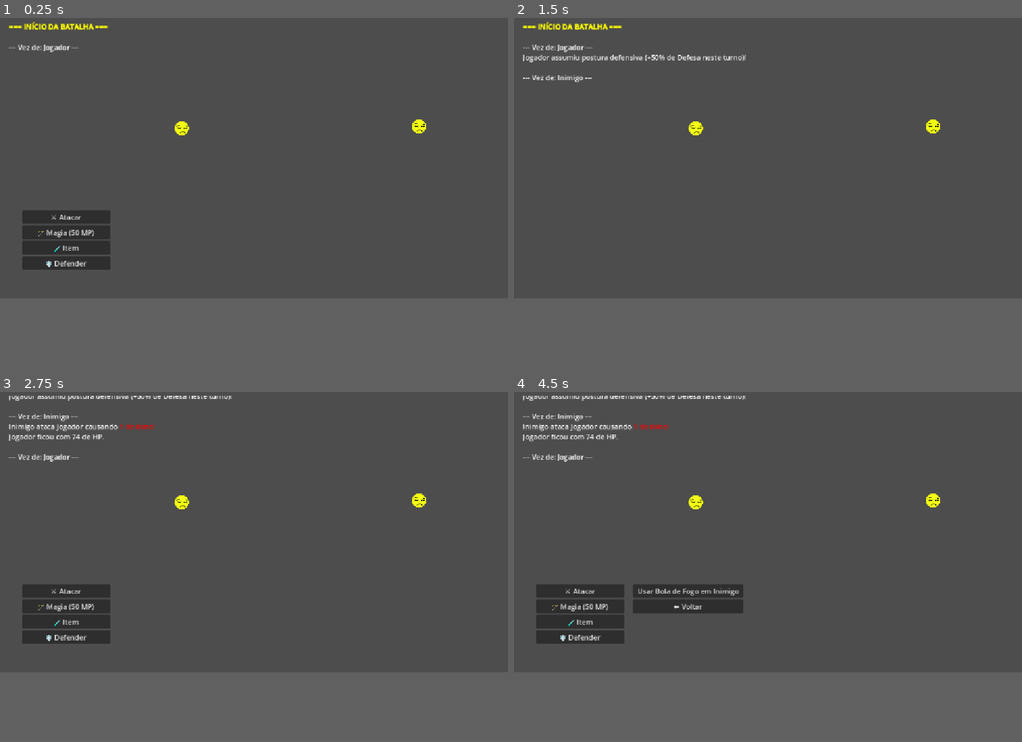
Above: before the commit, frames 1-4 (two rows, left to right).
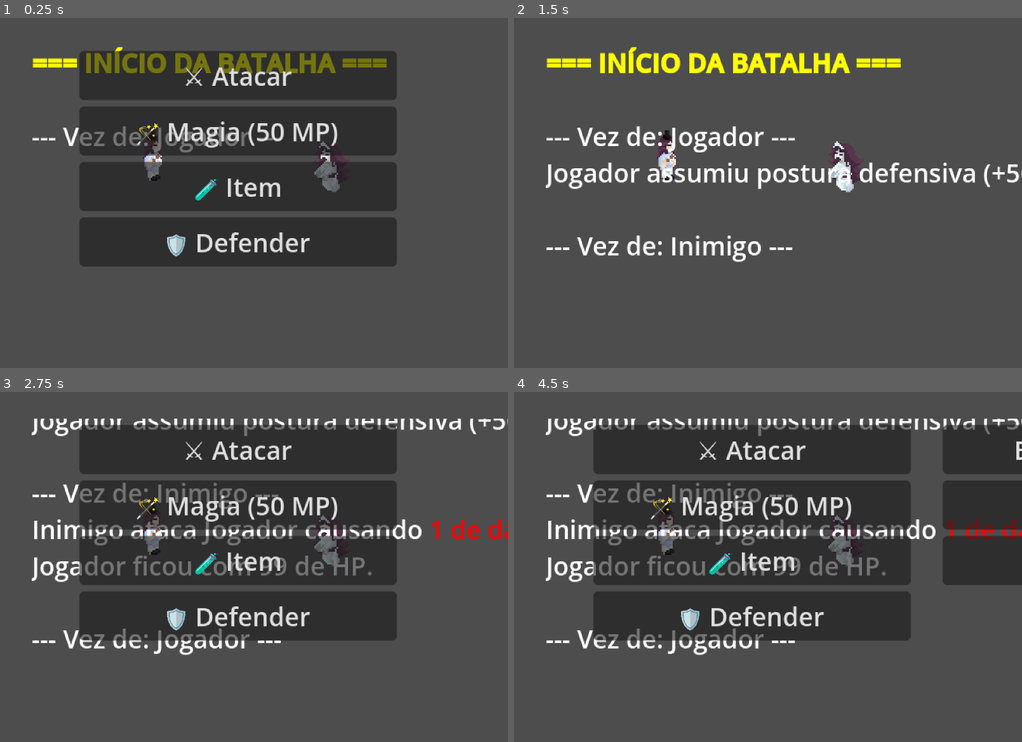
Above: after the commit, the same moments.

Repository: MatheusOliveiraT/Honden-no-Densestu
Game: Godot game, scene res://cena.tscn
Two runs of this game, one before a commit and one after it. Both use one fixed random seed, a clock stepped at 60 frames per second and the inputs below.
Inputs (mouse positions are in pixels of both pictures, inside the frame that each line leads up to):
- Up to frame 1 (0.25 s): no input
- Up to frame 2 (1.5 s): click "🧪 Item" at 0.5 s; click "🛡️ Defender" at 1.25 s
- Up to frame 3 (2.75 s): tap Enter at 2 s; hold Right (ui_right) from 2.03 s (still down); tap 1 at 2.1 s; tap 2 at 2.3 s
- Up to frame 4 (4.5 s): release Right (ui_right) at 2.75 s; click "⚔️ Atacar" at 2.75 s; click "🪄 Magia (50 MP)" at 3.5 s; click (686, 591) at 4.25 s, where only the run before the commit has a clickable "Bola de Fogo (15 MP)"
In our replay, the window is 800x450 before the commit and 800x560 after it. These sizes can differ from the game's own. Grey fills any space a smaller window leaves; there, only what the larger window draws over its background counts as a difference.

The runs differ from the first frame. In frame 1, 36% of the frame differs, in the area x 1-84%, y 1-72%; in frame 2, 7.7%; in frame 3, 38%; in frame 4, 43%, in the area x 1-100%, y 1-76%.

Commit message:
começo movimentação seiji

Diff:
--- a/battle_manager.gd
+++ b/battle_manager.gd
@@ -59,17 +59,9 @@
 	sub_menu_container.hide()
 
 func log_msg(text: String) -> void:
-	# Imprime no console de debug da Godot
-	print(text)
-
 	if log_label:
-		# Adiciona o texto no label
 		log_label.append_text(text + "\n")
-
-		# Aguarda 1 frame para que a Godot recalcule o tamanho do texto no container
 		await get_tree().process_frame
-
-		# Ajusta a barra de rolagem vertical para o valor máximo (final do log)
 		if log_scroll:
 			var v_scroll = log_scroll.get_v_scroll_bar()
 			v_scroll.value = v_scroll.max_value
@@ -78,7 +70,10 @@
 	current_state = BattleState.START
 	log_msg("[b][color=yellow]=== INÍCIO DA BATALHA ===[/color][/b]")
 	for player in player_party:
-		if player.stats: player.stats.initialize()
+		if player.stats:
+			player.stats.initialize()
+		if player.has_method("set_in_battle"):
+			player.set_in_battle(true)
 	for enemy in enemy_party:
 		if enemy.stats: enemy.stats.initialize()
 	generate_turn_queue()
@@ -298,16 +293,20 @@
 	var players_alive = player_party.any(func(p): return p.stats.current_hp > 0)
 	var enemies_alive = enemy_party.any(func(e): return e.stats.current_hp > 0)
 
-	if not enemies_alive:
-		current_state = BattleState.WIN
-		_hide_all_ui()
-		log_msg("\n[b][color=green]=== VITÓRIA! Todos os inimigos foram derrotados. ===[/color][/b]")
+	if not enemies_alive or not players_alive:
+		for player in player_party:
+			if player.has_method("set_in_battle"):
+				player.set_in_battle(false)
+		if not enemies_alive:
+			current_state = BattleState.WIN
+			_hide_all_ui()
+			log_msg("\n[b][color=green]=== VITÓRIA! Todos os inimigos foram derrotados. ===[/color][/b]")
+		else:
+			current_state = BattleState.LOSE
+			_hide_all_ui()
+			log_msg("\n[b][color=red]=== DERROTA! A sua equipe caiu em combate. ===[/color][/b]")
 		return true
-	elif not players_alive:
-		current_state = BattleState.LOSE
-		_hide_all_ui()
-		log_msg("\n[b][color=red]=== DERROTA! A sua equipe caiu em combate. ===[/color][/b]")
-		return true
+
 	return false
 
 # --- UTILITÁRIOS DE UI ---
--- a/cena.tscn
+++ b/cena.tscn
@@ -1,14 +1,14 @@
 [gd_scene format=3 uid="uid://bjo1i8si3plnq"]
 
-[ext_resource type="PackedScene" uid="uid://0dshrkugbvwf" path="res://jogador/jogador.tscn" id="1_2vsai"]
+[ext_resource type="PackedScene" uid="uid://0dshrkugbvwf" path="res://seiji/seiji.tscn" id="1_2vsai"]
 [ext_resource type="Script" uid="uid://cw0tmxtc06fup" path="res://battle_manager.gd" id="1_fwo5d"]
 [ext_resource type="PackedScene" uid="uid://cymrdd5tpxjku" path="res://inimigo_exemplo/inimigo.tscn" id="3_mxkdn"]
 
 [node name="Cena" type="Node2D" unique_id=1763208964]
 script = ExtResource("1_fwo5d")
 
-[node name="Jogador" parent="." unique_id=1782972372 instance=ExtResource("1_2vsai")]
-position = Vector2(412, 262)
+[node name="Seiji" parent="." unique_id=1782972372 instance=ExtResource("1_2vsai")]
+position = Vector2(97, 90)
 
 [node name="Inimigo" parent="." unique_id=1980399220 instance=ExtResource("3_mxkdn")]
-position = Vector2(950, 258)
+position = Vector2(206, 97)
--- a/inimigo_exemplo/inimigo.tscn
+++ b/inimigo_exemplo/inimigo.tscn
@@ -1,8 +1,8 @@
 [gd_scene format=3 uid="uid://cymrdd5tpxjku"]
 
-[ext_resource type="Texture2D" uid="uid://tdm2b7ikjwrt" path="res://jogador/untitled_0002.png" id="1_h74vx"]
 [ext_resource type="Script" uid="uid://dg63slndrfpfx" path="res://inimigo_exemplo/inimigo_exemplo.gd" id="1_id45k"]
 [ext_resource type="Resource" uid="uid://bmam6nf4x5pkm" path="res://inimigo_exemplo/inimigo_exemplo.tres" id="2_l3nph"]
+[ext_resource type="Texture2D" uid="uid://cg8iyw7roju85" path="res://sprites-import/yuurei-10.png" id="3_id45k"]
 
 [sub_resource type="CircleShape2D" id="CircleShape2D_boia5"]
 radius = 15.033297
@@ -12,7 +12,7 @@
 stats = ExtResource("2_l3nph")
 
 [node name="Sprite2D" type="Sprite2D" parent="." unique_id=1422828273]
-texture = ExtResource("1_h74vx")
+texture = ExtResource("3_id45k")
 
 [node name="CollisionShape2D" type="CollisionShape2D" parent="." unique_id=1075600582]
 shape = SubResource("CircleShape2D_boia5")
--- a/jogador/jogador.gd
+++ /dev/null
@@ -1,40 +0,0 @@
-extends CharacterBody2D
-
-@export var stats: CharacterStats
-
-func _ready() -> void:
-	if stats:
-		stats.initialize()
-		print("=== TESTE INICIADO ===")
-		print("Personagem: ", stats.character_name, " | HP: ", stats.current_hp, "/", stats.max_hp)
-		print("Teclas de teste: [1] Dar Dano | [2] Aplicar Veneno | [3] Aplicar Paralisia | [Enter] Passar Turno")
-		stats.status_paralyzed.connect(_on_character_paralyzed)
-
-func _input(event: InputEvent) -> void:
-	if not stats: return
-	if event is InputEventKey and event.is_pressed() and not event.is_echo():
-		match event.keycode:
-			KEY_1:
-				print("\n--- Recebendo 30 de dano bruto ---")
-				stats.take_damage(30)
-				print("HP Atual: ", stats.current_hp)
-			KEY_2:
-				print("\n--- Aplicando VENENO (5 turnos, 10 de dano) ---")
-				stats.apply_status(CharacterStats.StatusType.POISON, 5, 10)
-			KEY_3:
-				print("\n--- Aplicando PARALISIA (3 turnos, 50% de chance) ---")
-				stats.apply_status(CharacterStats.StatusType.PARALIZE, 3, 50)
-			KEY_ENTER:
-				print("\n=== AVANÇANDO TURNO ===")
-				stats.process_turn_statuses()
-				print("HP após efeitos: ", stats.current_hp)
-				if stats.current_hp > 0:
-					if stats.can_take_action():
-						print("-> [AÇÃO LIBERADA] O personagem pode agir normalmente neste turno.")
-					else:
-						print("-> [TURNO PULADO] O personagem não conseguiu se mover!")
-				else:
-					print("-> [MORREU] O personagem ficou sem vida.")
-
-func _on_character_paralyzed() -> void:
-	print("! (Sinal disparado: O status de paralisia foi ativado com sucesso!)")
--- a/jogador/jogador.tscn
+++ /dev/null
@@ -1,18 +0,0 @@
-[gd_scene format=3 uid="uid://0dshrkugbvwf"]
-
-[ext_resource type="Script" uid="uid://6kbg83jcoyja" path="res://jogador/jogador.gd" id="1_c2wt1"]
-[ext_resource type="Texture2D" uid="uid://tdm2b7ikjwrt" path="res://jogador/untitled_0002.png" id="1_yuxfx"]
-[ext_resource type="Resource" uid="uid://c7sctofmw2c8c" path="res://jogador/jogador.tres" id="2_q2130"]
-
-[sub_resource type="CircleShape2D" id="CircleShape2D_boia5"]
-radius = 15.0
-
-[node name="CharacterBody2D" type="CharacterBody2D" unique_id=161441557 groups=["Players"]]
-script = ExtResource("1_c2wt1")
-stats = ExtResource("2_q2130")
-
-[node name="Sprite2D" type="Sprite2D" parent="." unique_id=1804992950]
-texture = ExtResource("1_yuxfx")
-
-[node name="CollisionShape2D" type="CollisionShape2D" parent="." unique_id=845284533]
-shape = SubResource("CircleShape2D_boia5")
--- /dev/null
+++ b/mundo_aberto.tscn
@@ -0,0 +1,10 @@
+[gd_scene format=3 uid="uid://tgqkciq5672d"]
+
+[ext_resource type="PackedScene" uid="uid://0dshrkugbvwf" path="res://seiji/seiji.tscn" id="1_htkv2"]
+
+[node name="MundoAberto" type="Node2D" unique_id=1950123425]
+
+[node name="Seiji" parent="." unique_id=161441557 instance=ExtResource("1_htkv2")]
+position = Vector2(160, 104)
+
+[node name="Camera2D" type="Camera2D" parent="Seiji" unique_id=1213736736]
--- a/project.godot
+++ b/project.godot
@@ -17,8 +17,9 @@
 
 [display]
 
+window/size/viewport_width=320
+window/size/viewport_height=224
 window/stretch/mode="canvas_items"
-window/stretch/aspect="expand"
 
 [global_group]
 
@@ -31,6 +32,7 @@
 
 [rendering]
 
+textures/canvas_textures/default_texture_filter=0
 rendering_device/driver.windows="d3d12"
 renderer/rendering_method="gl_compatibility"
 renderer/rendering_method.mobile="gl_compatibility"
--- /dev/null
+++ b/seiji/animacoes.tres
@@ -0,0 +1,93 @@
+[gd_resource type="SpriteFrames" format=3 uid="uid://f073wtmnnub8"]
+
+[ext_resource type="Texture2D" uid="uid://b5u0edcpby6rt" path="res://seiji/seiji-1.png" id="1_3lans"]
+[ext_resource type="Texture2D" uid="uid://cs7imdrflx8r1" path="res://seiji/seiji-2.png" id="2_33tdy"]
+[ext_resource type="Texture2D" uid="uid://dlht2kmcpnyct" path="res://seiji/seiji-4.png" id="3_saf40"]
+[ext_resource type="Texture2D" uid="uid://q1c5a46ospy3" path="res://seiji/seiji-6.png" id="4_uvo0c"]
+[ext_resource type="Texture2D" uid="uid://cxkeuoqu8275x" path="res://seiji/seiji-7.png" id="5_sfcf5"]
+[ext_resource type="Texture2D" uid="uid://d2gggfj2u0wc1" path="res://seiji/seiji-9.png" id="6_emqbd"]
+[ext_resource type="Texture2D" uid="uid://wcgpr53ecdtk" path="res://seiji/seiji-10.png" id="7_wcrie"]
+[ext_resource type="Texture2D" uid="uid://x3wb5jbwqm8b" path="res://seiji/seiji-13.png" id="8_ro3n0"]
+[ext_resource type="Texture2D" uid="uid://csubtk54xe6ld" path="res://seiji/seiji-3.png" id="9_rt05r"]
+[ext_resource type="Texture2D" uid="uid://bbotb4blgkvs2" path="res://seiji/seiji-8.png" id="10_gsgvw"]
+[ext_resource type="Texture2D" uid="uid://cuok8j5ssj3og" path="res://seiji/seiji-12.png" id="11_q4d7y"]
+[ext_resource type="Texture2D" uid="uid://c1i8tqvwpf8t" path="res://seiji/seiji-14.png" id="12_ackvr"]
+
+[resource]
+animations = [{
+"frames": [{
+"duration": 1.0,
+"texture": ExtResource("1_3lans")
+}, {
+"duration": 1.0,
+"texture": ExtResource("2_33tdy")
+}, {
+"duration": 1.0,
+"texture": ExtResource("3_saf40")
+}],
+"loop": 1,
+"name": &"andando_baixo",
+"speed": 5.0
+}, {
+"frames": [{
+"duration": 1.0,
+"texture": ExtResource("4_uvo0c")
+}, {
+"duration": 1.0,
+"texture": ExtResource("5_sfcf5")
+}],
+"loop": 1,
+"name": &"andando_cima",
+"speed": 5.0
+}, {
+"frames": [{
+"duration": 1.0,
+"texture": ExtResource("6_emqbd")
+}, {
+"duration": 1.0,
+"texture": ExtResource("7_wcrie")
+}],
+"loop": 1,
+"name": &"andando_lado",
+"speed": 5.0
+}, {
+"frames": [{
+"duration": 1.0,
+"texture": ExtResource("8_ro3n0")
+}],
+"loop": 1,
+"name": &"em_batalha",
+"speed": 5.0
+}, {
+"frames": [{
+"duration": 1.0,
+"texture": ExtResource("9_rt05r")
+}],
+"loop": 1,
+"name": &"idle_baixo",
+"speed": 5.0
+}, {
+"frames": [{
+"duration": 1.0,
+"texture": ExtResource("10_gsgvw")
+}],
+"loop": 1,
+"name": &"idle_cima",
+"speed": 5.0
+}, {
+"frames": [{
+"duration": 1.0,
+"texture": ExtResource("11_q4d7y")
+}],
+"loop": 1,
+"name": &"idle_lado",
+"speed": 5.0
+}, {
+"frames": [{
+"duration": 1.0,
+"texture": ExtResource("12_ackvr")
+}],
+"loop": 1,
+"name": &"levou_dano",
+"speed": 5.0
+}]
--- /dev/null
+++ b/seiji/seiji.gd
@@ -0,0 +1,52 @@
+class_name Seiji
+extends CharacterBody2D
+
+@export var stats: CharacterStats
+@onready var _animated_sprite: AnimatedSprite2D = $Sprite
+
+@export var speed: float = 100.0
+
+var is_in_battle: bool = false
+var _last_direction: Vector2 = Vector2.DOWN
+
+func _physics_process(delta: float) -> void:
+	if is_in_battle:
+		velocity = Vector2.ZERO
+		_animated_sprite.play("em_batalha")
+		return
+	_move_into_direction(delta)
+	_animate()
+	move_and_slide()
+
+func set_in_battle(active: bool) -> void:
+	is_in_battle = active
+	if active:
+		velocity = Vector2.ZERO
+		_animated_sprite.play("em_batalha")
+
+func _move_into_direction(_delta: float) -> void:
+	var input_direction: Vector2 = Input.get_vector("ui_left", "ui_right", "ui_up", "ui_down")
+	if input_direction != Vector2.ZERO:
+		_last_direction = input_direction
+	velocity = input_direction * speed
+
+func _animate() -> void:
+	if velocity != Vector2.ZERO:
+		if abs(velocity.x) > abs(velocity.y):
+			_animated_sprite.play("andando_lado")
+		elif velocity.y > 0:
+			_animated_sprite.play("andando_baixo")
+		else:
+			_animated_sprite.play("andando_cima")
+
+	else:
+		if abs(_last_direction.x) > abs(_last_direction.y):
+			_animated_sprite.play("idle_lado")
+		elif _last_direction.y > 0:
+			_animated_sprite.play("idle_baixo")
+		else:
+			_animated_sprite.play("idle_cima")
+
+	var facing_x: float = velocity.x if velocity.x != 0 else _last_direction.x
+	if facing_x != 0:
+		_animated_sprite.flip_h = facing_x < 0
--- /dev/null
+++ b/seiji/seiji.tscn
@@ -0,0 +1,19 @@
+[gd_scene format=3 uid="uid://0dshrkugbvwf"]
+
+[ext_resource type="Script" uid="uid://6kbg83jcoyja" path="res://seiji/seiji.gd" id="1_c2wt1"]
+[ext_resource type="Resource" uid="uid://c7sctofmw2c8c" path="res://seiji/seiji.tres" id="2_q2130"]
+[ext_resource type="SpriteFrames" uid="uid://f073wtmnnub8" path="res://seiji/animacoes.tres" id="3_pvtfr"]
+
+[sub_resource type="CircleShape2D" id="CircleShape2D_boia5"]
+radius = 12.165525
+
+[node name="Seiji" type="CharacterBody2D" unique_id=161441557 groups=["Players"]]
+script = ExtResource("1_c2wt1")
+stats = ExtResource("2_q2130")
+
+[node name="Sprite" type="AnimatedSprite2D" parent="." unique_id=1457427052]
+sprite_frames = ExtResource("3_pvtfr")
+animation = &"andando_baixo"
+
+[node name="Colisão" type="CollisionShape2D" parent="." unique_id=845284533]
+shape = SubResource("CircleShape2D_boia5")
Binary file removed: jogador/untitled_0002.png
Renamed: sprites-import/seiji-1.png -> seiji/seiji-1.png
Not shown, added: seiji/seiji-1.png.import
Renamed: sprites-import/seiji-10.png -> seiji/seiji-10.png
Not shown, added: seiji/seiji-10.png.import
Renamed: sprites-import/seiji-11.png -> seiji/seiji-11.png
Not shown, added: seiji/seiji-11.png.import
Renamed: sprites-import/seiji-12.png -> seiji/seiji-12.png
Not shown, added: seiji/seiji-12.png.import
Renamed: sprites-import/seiji-13.png -> seiji/seiji-13.png
Not shown, added: seiji/seiji-13.png.import
Renamed: sprites-import/seiji-14.png -> seiji/seiji-14.png
(and 113 more such lines)
